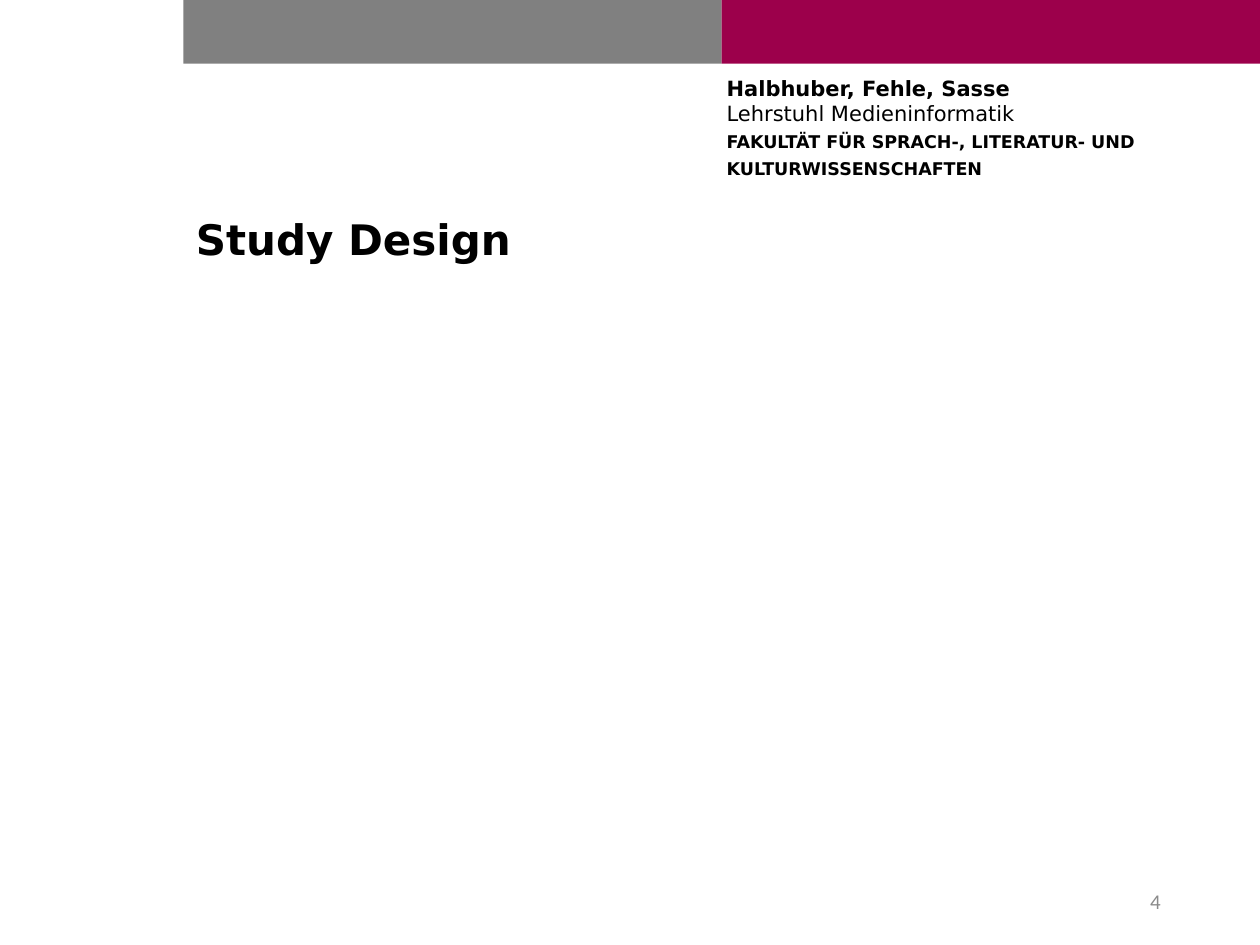
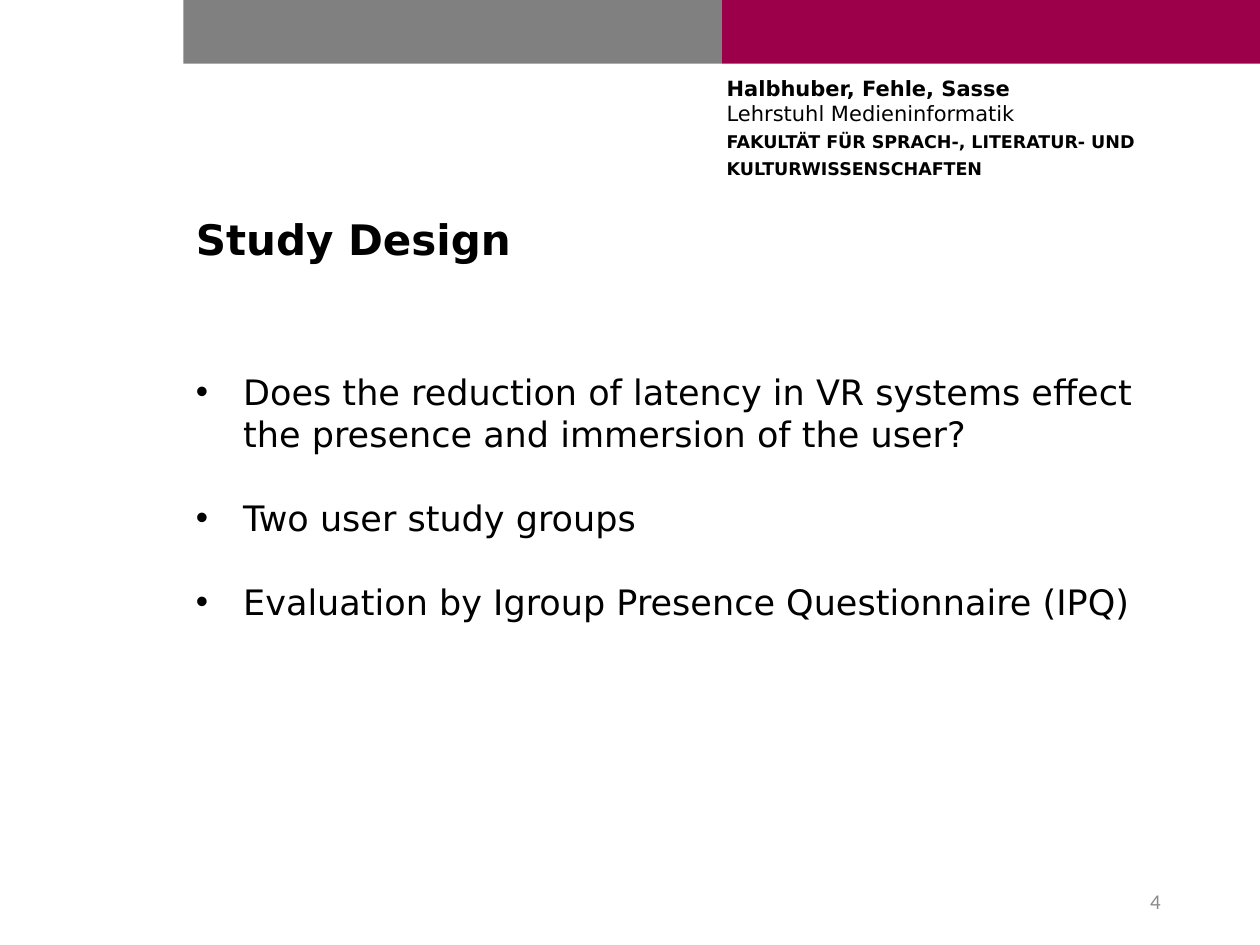
Before and after one commit to Cele3x/practical-seminar, a slide deck: slide 4 of 03-status-report/fehle_halbhuber_sasse_being_as_fast.pptx. Drawn at 1260x945 pixels with LibreOffice and Linux fonts; fonts in the diff are those of the drawing; background and template pictures are left out. Boxes give left, top, right and bottom in pixels: in the first picture for what was removed or moved away, otherwise in the second. Text is boxed around its words. In the diff, an @@ line names an element or a change of style, - is before the commit and + after.

```diff
--- a/03-status-report/fehle_halbhuber_sasse_being_as_fast.pptx
+++ b/03-status-report/fehle_halbhuber_sasse_being_as_fast.pptx
@@ text added at bbox=[243, 378, 1131, 623], 20 pt, text #000000 @@
+• Does the reduction of latency in VR systems effect the presence and immersion of the user?
+• Two user study groups
+• Evaluation by Igroup Presence Questionnaire (IPQ)
```
Also in this commit, not shown: 1 other slide changed.
